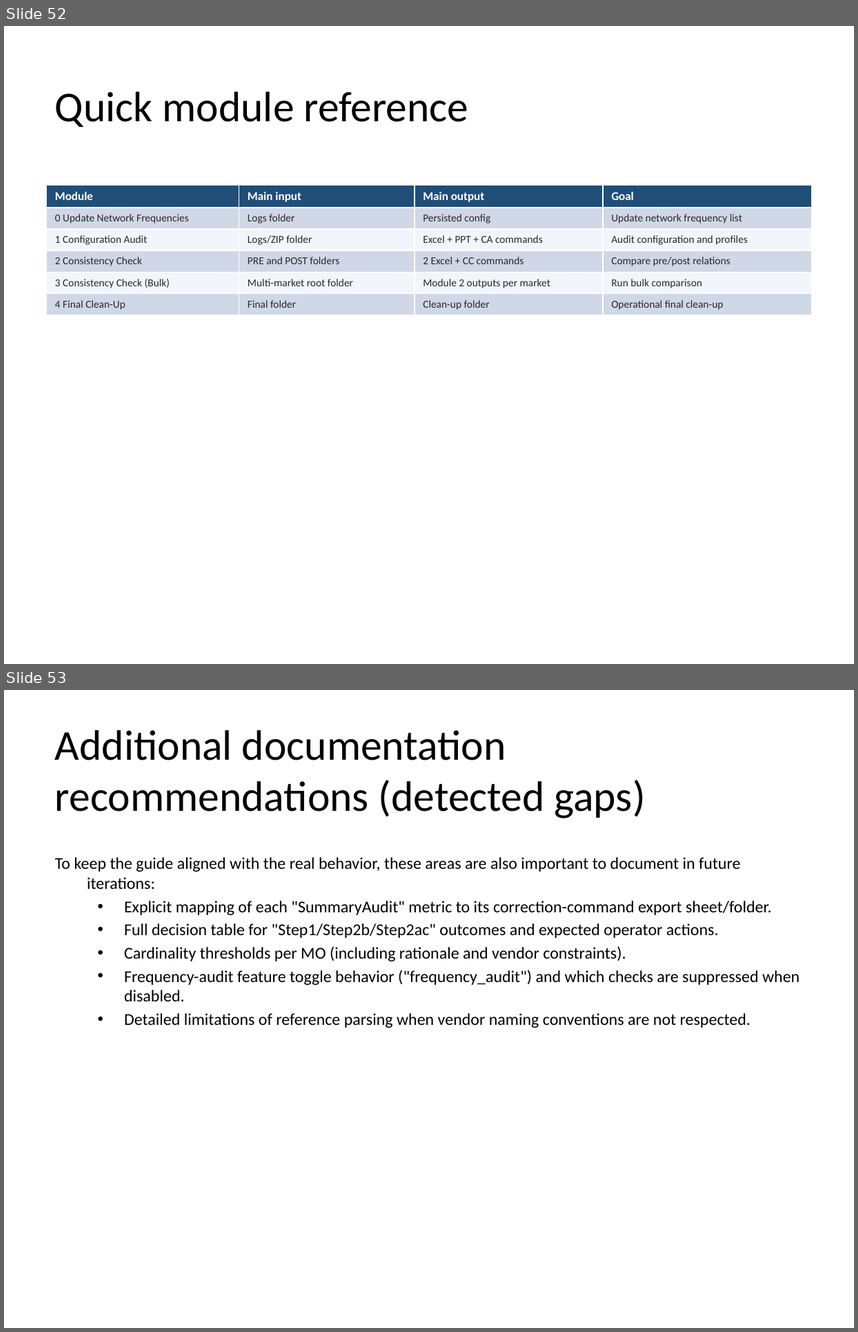
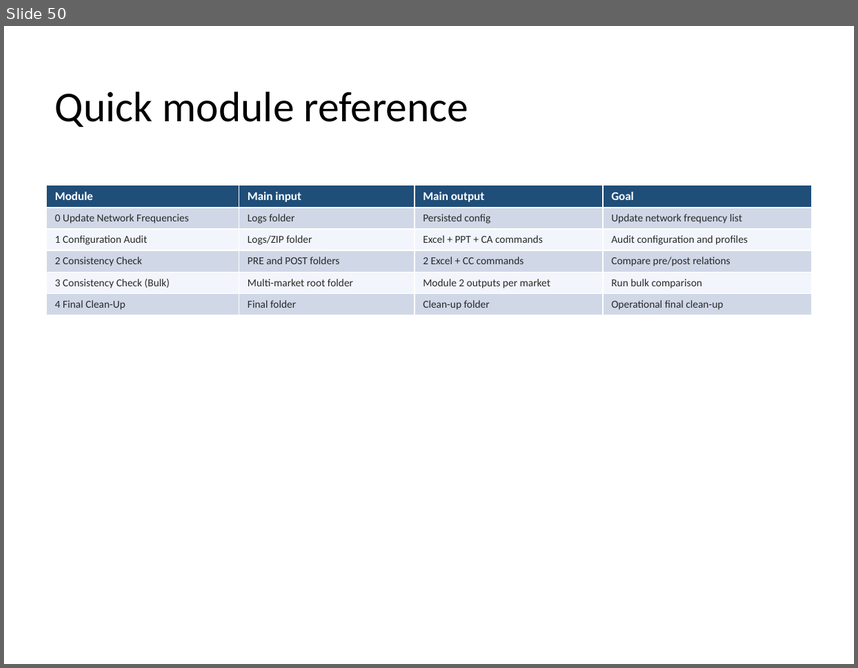
Before and after one commit to jaimetur/SSB_RetuningAutomations, a slide deck: help/User-Guide-SSB-Retuning-Automations-v0.7.4.pptx. Shown one above the other, each under a label of ours: slides 52 and 53 before the commit, slide 50 after it. The pictures are 858x1332 and 858x668 pixels, drawn with LibreOffice and Linux fonts; fonts in the diff are those of the drawing; background and template pictures are left out. Boxes give left, top, right and bottom in pixels: in the first picture for what was removed or moved away, otherwise in the second. Text is boxed around its words. In the diff, an @@ line names an element or a change of style, - is before the commit and + after.

```diff
--- a/help/User-Guide-SSB-Retuning-Automations-v0.7.4.pptx
+++ b/help/User-Guide-SSB-Retuning-Automations-v0.7.4.pptx
@@ slide 53 removed at (4, 690, 854, 1328), background #FFFFFF @@
@@ title removed at (55, 730, 646, 818) @@
-Additional documentation recommendations (detected gaps)
@@ text removed at (55, 857, 800, 1027) @@
-To keep the guide aligned with the real behavior, these areas are also important to document in future iterations:
-  • Explicit mapping of each "SummaryAudit" metric to its correction-command export sheet/folder.
-  • Full decision table for "Step1/Step2b/Step2ac" outcomes and expected operator actions.
-  • Cardinality thresholds per MO (including rationale and vendor constraints).
-  • Frequency-audit feature toggle behavior ("frequency_audit") and which checks are suppressed when disabled.
-  • Detailed limitations of reference parsing when vendor naming conventions are not respected.
@@ what was slide 52 is now slide 50 @@
```
Also in this commit, not shown: 1 slide changed, 4 other files.
